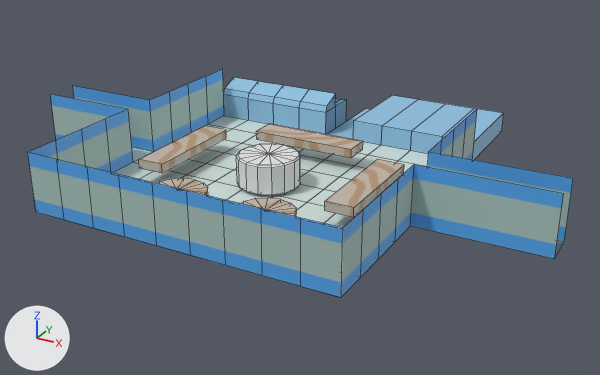
What one commit did to the Blender file ld32_foodfight/src_art/ld32_foodfight_env.blend.
One viewpoint serves both versions: a 50 mm camera at (25.0, -41.4, 21.0) aimed at (2.0, 0.4, 0.1). Arrows for +X, +Y and +Z are at lower left; the lights stay in place. Mesh edges are drawn as thin lines.
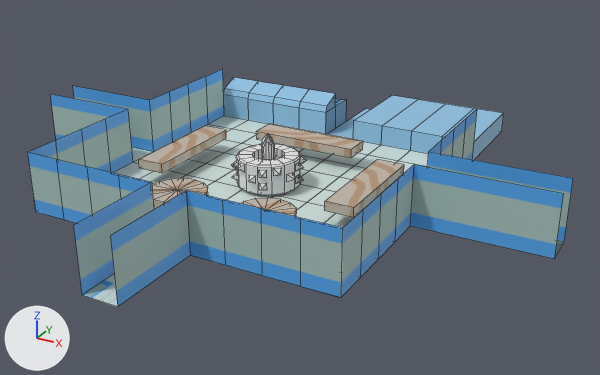
Pixel boxes [x1, y1, x2, y2] of what changed, in the pictures (600 x 375 px):
'Cylinder.002', reshaped: before [27, 69, 573, 298]; after [27, 69, 573, 307]
'Cylinder.001', reshaped (18% wider, 17% taller): before [236, 143, 300, 196]; after [231, 134, 307, 196]
part 1 of me_cylinder_002, built on: before [238, 143, 299, 165]; after [231, 134, 307, 190]
part 2 of me_cylinder_003, built on: before [152, 182, 190, 255]; after [73, 182, 190, 307]

Edits to the bpy script that builds the scene:
```text
Change me_cylinder_002:
    used by ob_cylinder_001; location = (0.0, 0.0, 0.0)
    remove me_cylinder_002.from_pydata(...)  # 62 vertices, 75 faces; spans x -1.99..1.99, y -1.96..2.0, z 0.11..2.11
    add me_cylinder_002.from_pydata(...)  # 212 vertices, 207 faces; spans x -2.36..2.37, y -2.38..2.34, z 0.11..3.47
    me_cylinder_002 part 1
    1 vertex is removed from x 0.0, y 0.0, z 2.11
    15 faces are deleted
    89 vertices are added at x -2.36..2.37, y -2.38..2.34, z 0.51..3.47
    26 new vertices lie (0.0, 0.0, 0.48) away from vertices in x -1.95..1.95, y -1.94..1.95, z 0.91..1.45
    13 new vertices lie (0.0, 0.0, 0.5) away from vertices in x -0.87..1.0, y -0.98..1.0, z 1.61
    10 new vertices lie (0.0, 0.0, 0.47) away from vertices in x -1.6..1.95, y -1.9..1.94, z 0.51
    8 new vertices lie (0.0, 0.0, 1.11) away from vertices in x -0.36..0.41, y -0.4..0.37, z 1.61
    5 new vertices lie (0.0, 0.0, 1.4) away from vertices in x -0.41..0.24, y -0.4..0.41, z 1.61
    147 new faces join them
Change me_cylinder_003:
    used by ob_cylinder_002; location = (-3.0, -5.5, 0.91)
    verts and faces of me_cylinder_003; kept vertices keep their numbers, new ones are numbered from 314
    before: 152 (4.1, -4.5, 2.8) at pixel (186, 190), 153 (1.9, -4.5, 2.8) at pixel (151, 182), 171 (4.1, -4.5, -0.9) at pixel (190, 255), 172 (1.9, -4.5, -0.9) at pixel (156, 245)
    remove me_cylinder_003.from_pydata(...)  # 314 vertices, 267 faces; spans x -13.9..21.1, y -4.5..22.4, z -0.9..2.8
    add me_cylinder_003.from_pydata(...)  # 318 vertices, 269 faces; spans x -13.9..21.1, y -10.4..22.4, z -0.9..2.8
    me_cylinder_003 part 2
    add delete_faces([(152, 171, 172, 153)])
    add for new, old in zip([*range(314, 318)], [152, 153, 171, 172]): verts[new] = verts[old] + (0.0, -5.9, 0.0)
    add faces += [(171, 172, 317, 316), (153, 315, 317, 172), (152, 171, 316, 314)]
```
